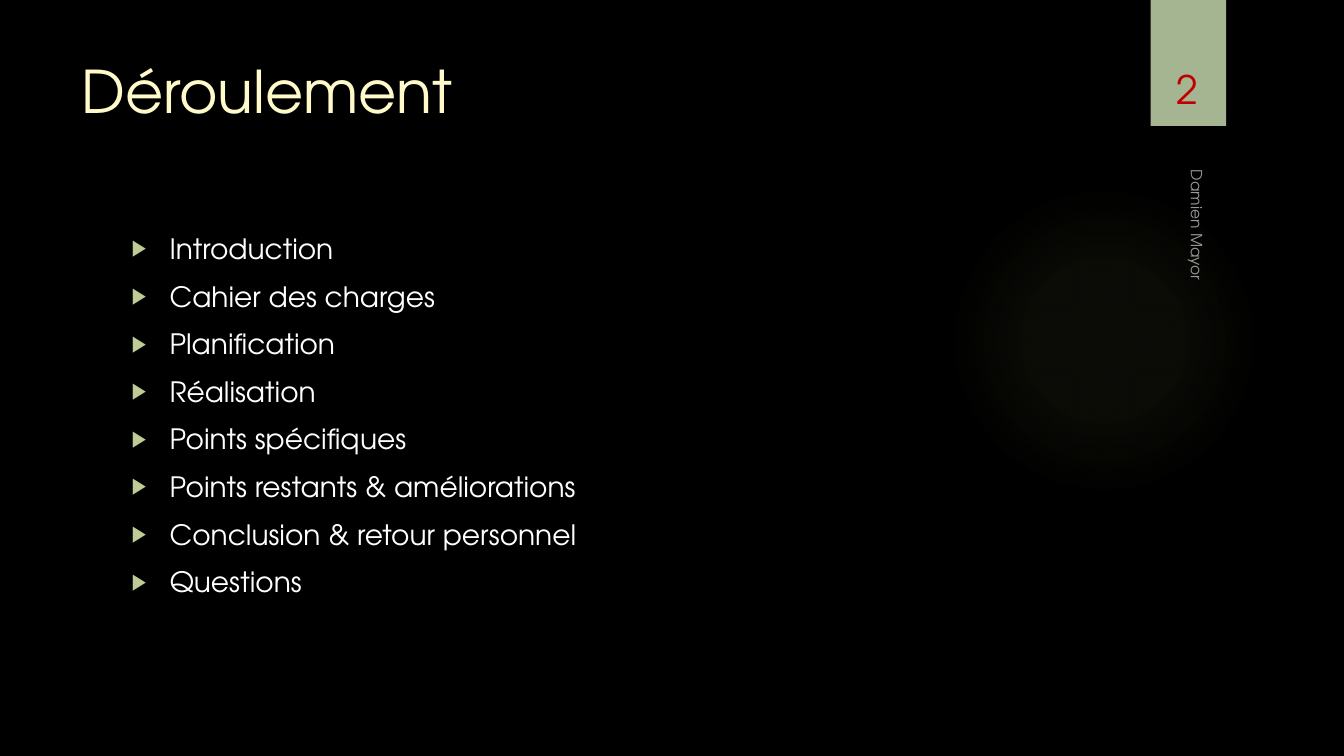
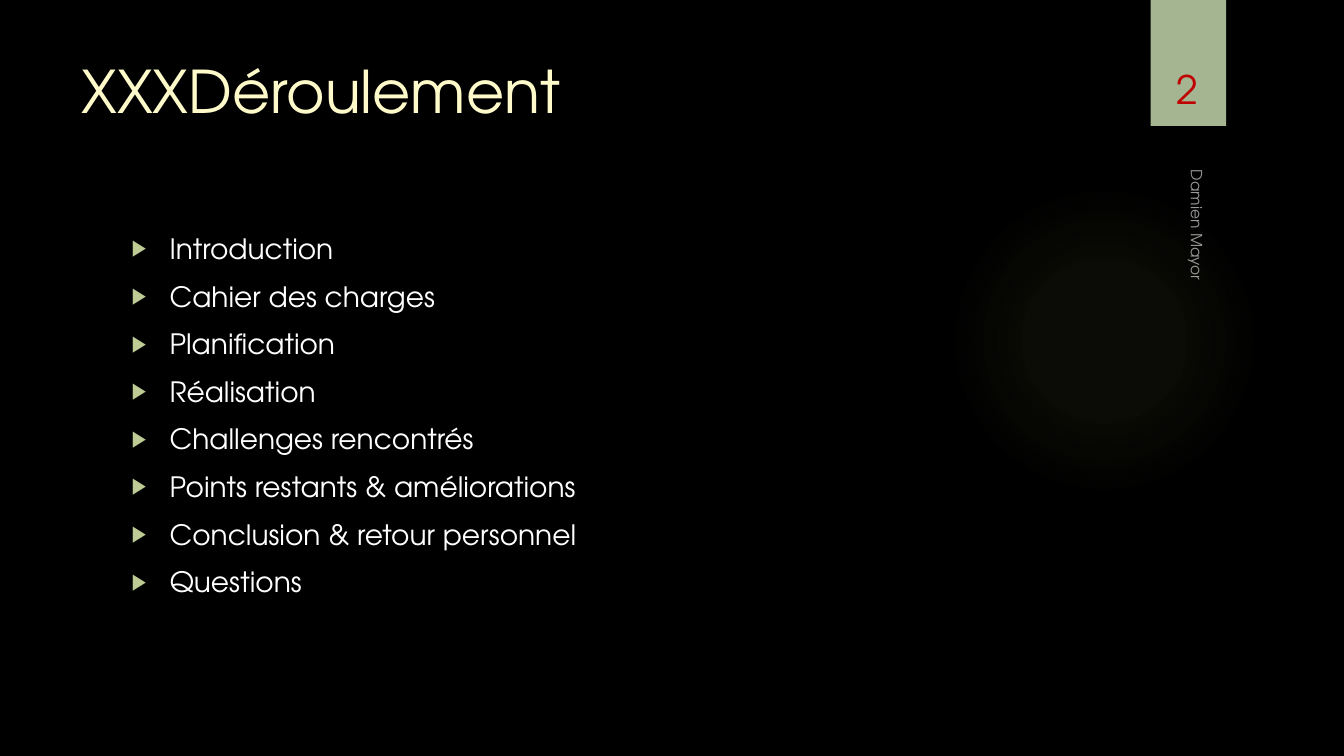
Before and after one commit to damienmayor/TPI, a slide deck: slide 2 of Présentation/Présentation TPI DMA.pptx. Drawn at 1344x756 pixels with LibreOffice and Linux fonts; fonts in the diff are those of the drawing; background and template pictures are left out. Boxes give left, top, right and bottom in pixels: in the first picture for what was removed or moved away, otherwise in the second. Text is boxed around its words. In the diff, an @@ line names an element or a change of style, - is before the commit and + after.

```diff
--- a/Présentation/Présentation TPI DMA.pptx
+++ b/Présentation/Présentation TPI DMA.pptx
@@ title at (81, 68, 560, 114): text changed @@
-Déroulement
+XXXDéroulement
@@ text at (170, 427, 474, 455): text changed @@
-▶ Points spécifiques
+▶ Challenges rencontrés
```
Also in this commit, not shown: 11 other slides changed, 4 slides added, 4 slides removed, 1 other file.
